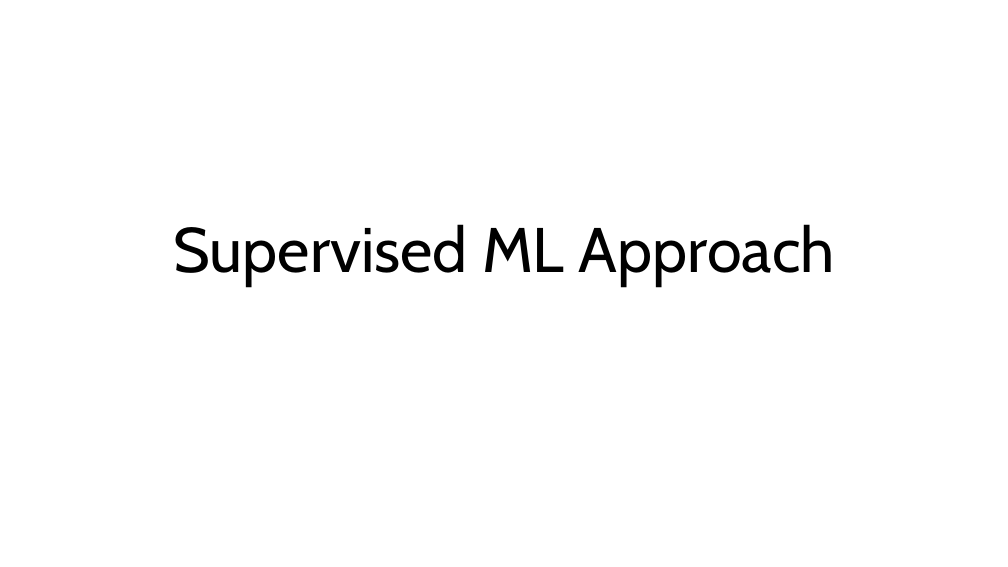
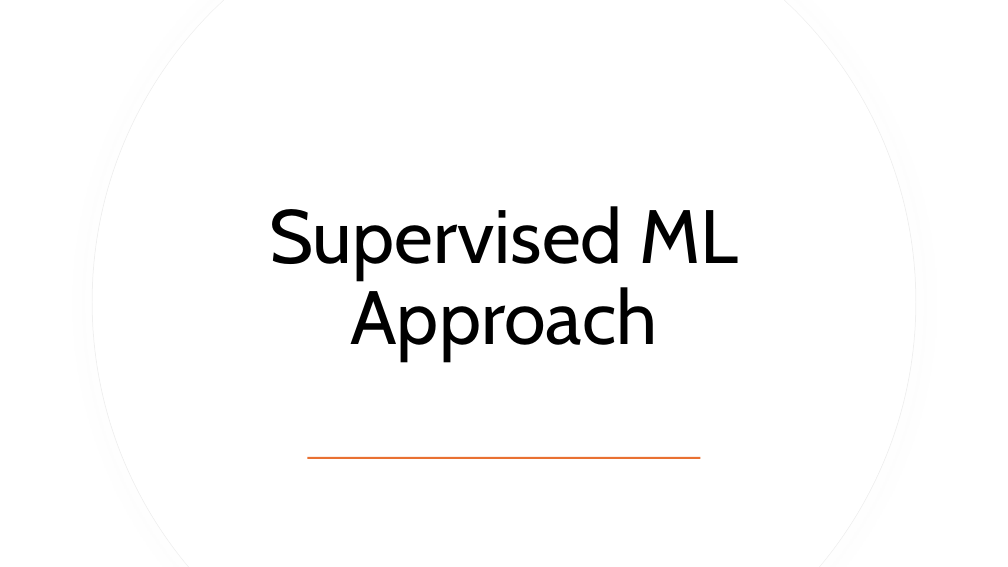
Before and after one commit to vrsyvby/MLAssignmentPartA, a slide deck: slide 1 of Question5MLAssignmentPartA.pptx. Drawn at 1008x567 pixels with LibreOffice and Linux fonts; fonts in the diff are those of the drawing. Boxes give left, top, right and bottom in pixels: in the first picture for what was removed or moved away, otherwise in the second. Text is boxed around its words. In the diff, an @@ line names an element or a change of style, - is before the commit and + after.

```diff
--- a/Question5MLAssignmentPartA.pptx
+++ b/Question5MLAssignmentPartA.pptx
@@ freeform shape added at [92,0,917,567], fill #FFFFFF, outline #EFEFEF 0.75 pt @@
@@ freeform shape added at [93,0,916,567], fill #FFFFFF @@
@@ title "Supervised ML Approach": place and size @@
-title "Supervised ML Approach" at [173,224,835,287]
+title "Supervised ML Approach" at [269,206,739,361]
@@ title "Supervised ML Approach" at [269,206,739,361]: size 60 to 72 pt; vertical alignment bottom to middle @@
@@ rectangle added at [308,457,701,459], fill #E97132 @@
```
Also in this commit, not shown: 8 other slides changed.
